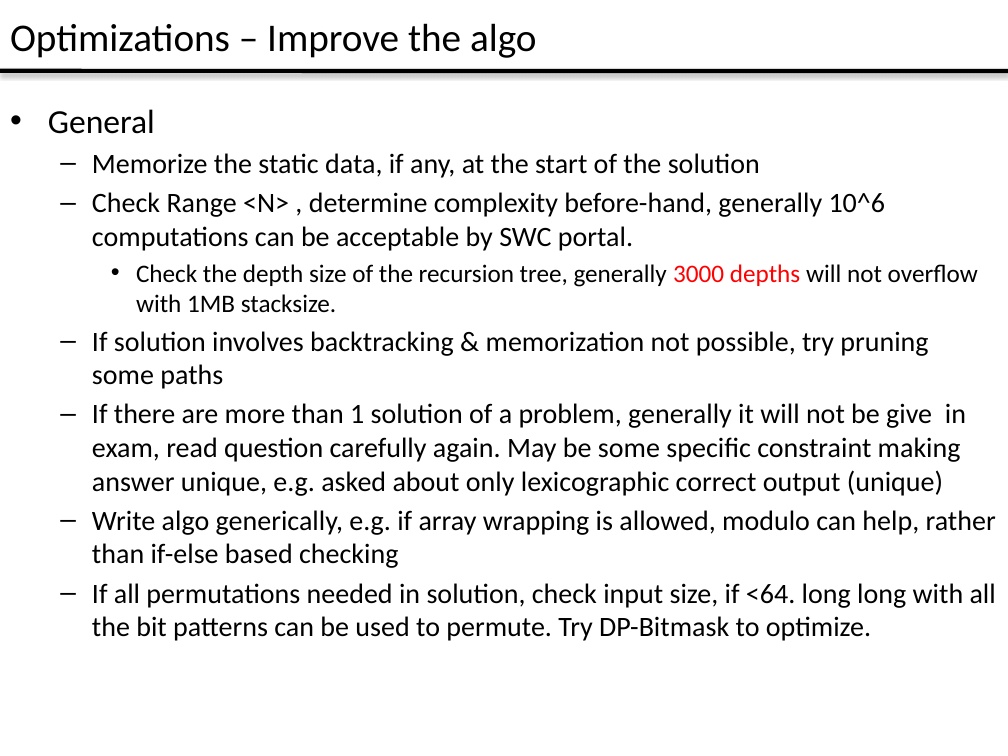
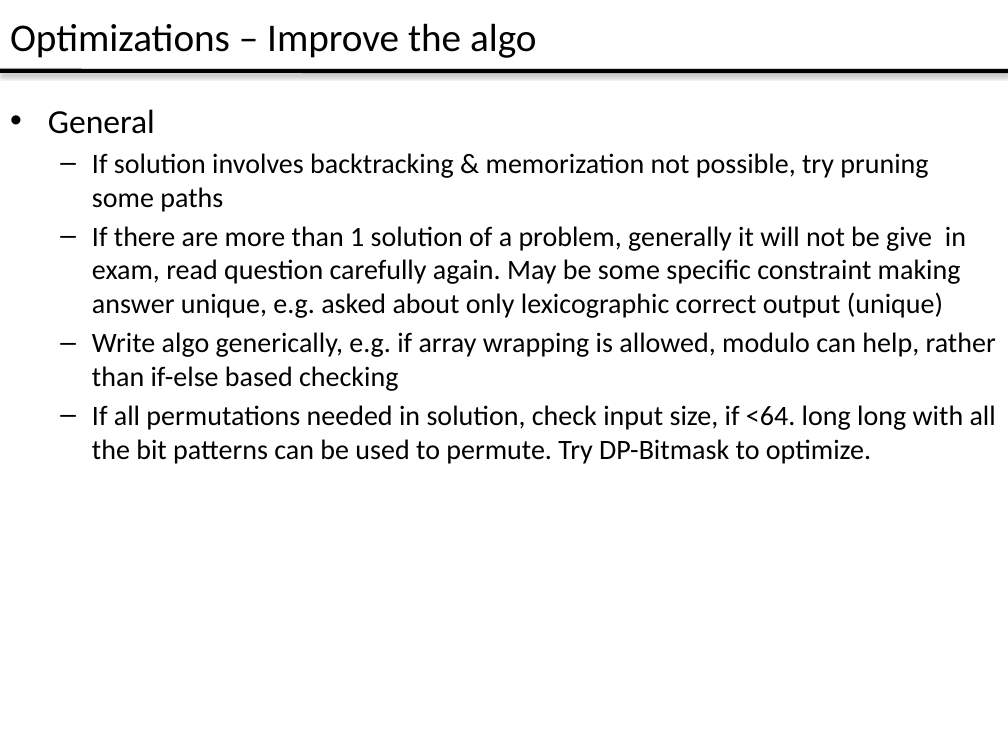
Before and after one commit to LiveLetLive/Algorithms, a slide deck: slide 4 of Reading_Material/Algo_Tricks.pptx (slide 3 before the commit). Drawn at 1008x756 pixels with LibreOffice and Linux fonts; fonts in the diff are those of the drawing. Boxes give left, top, right and bottom in pixels: in the first picture for what was removed or moved away, otherwise in the second. Text is boxed around its words. In the diff, an @@ line names an element or a change of style, - is before the commit and + after.

```diff
--- a/Reading_Material/Algo_Tricks.pptx
+++ b/Reading_Material/Algo_Tricks.pptx
@@ text at [92,153,978,313]: paragraphs removed @@
-  – Memorize the static data, if any, at the start of the solution
-  – Check Range <N> , determine complexity before-hand, generally 10^6 computations can be acceptable by SWC portal.
-    • Check the depth size of the recursion tree, generally 3000 depths will not overflow with 1MB stacksize.
```
Also in this commit, not shown: 1 other slide changed, 2 slides added.
